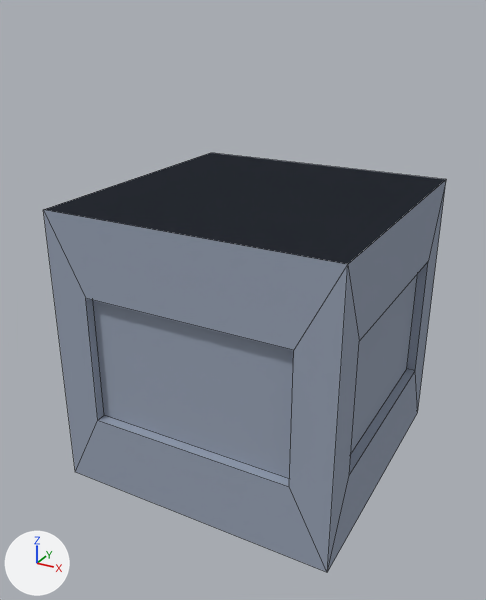
The Blender file Blends/Terrain.blend as it was, and as the next commit left it.
Camera for both pictures: a camera (50 mm lens) standing at (1.021, -1.98, 1.583) and looking at (-0.027, -0.075, 0.631). Arrows for +X, +Y and +Z are at lower left; the lights stay in place. Mesh edges are drawn as thin lines.

The older version as bpy lines, for what is in view:
```python
me_block = bpy.data.meshes.new('Block')
me_block.from_pydata(...)  # 40 vertices, 38 faces; spans x -0.5..0.5, y -0.5..0.5, z 0.0..1.0
me_block.polygons.foreach_set('use_smooth', [True] * 38)
me_block.materials.append(mat_concrete)  # grey #99a2b4
ob_block = bpy.data.objects.new('Block', me_block)
ob_block.location = (0.0, 0.0, 0.0)
_m = ob_block.modifiers.new('EdgeSplit', 'EDGE_SPLIT')
_m.use_edge_sharp = False
```
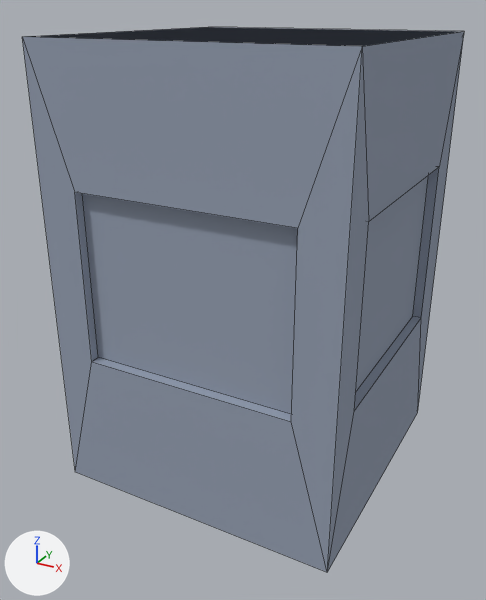
Where the change shows, as pixel boxes [x1, y1, x2, y2] in the pictures (486 x 600 px; the box of a moved part takes in the faces that stretch with it):
```json
{"object": "Block", "change": "reshaped", "before": [43, 153, 446, 572], "after": [22, 27, 464, 572], "on screen": "10% wider, 30% taller"}
{"part": 1, "of": "me_block", "change": "moved or reshaped", "before": [76, 369, 418, 572], "after": [75, 316, 421, 572]}
{"part": 2, "of": "me_block", "change": "moved or reshaped", "before": [86, 262, 428, 478], "after": [75, 167, 439, 415]}
{"part": 3, "of": "me_block", "change": "moved or reshaped", "before": [43, 153, 446, 571], "after": [22, 27, 464, 570]}
```

The change, as JSON lines over the scene's bpy script:
```json
{"block": "me_block", "where": "me_block.from_pydata(...)  # 40 vertices, 38 faces; spans x -0.5..0.5, y -0.5..0.5, z 0.0..1.0"}
{"block": "me_block", "where": "# used by ob_block; location = (0.0, 0.0, 0.0)"}
{"block": "me_block", "change": "me_block part 1: all 16 vertices in x -0.5..0.5, y -0.5..0.5, z 0.272 are moved by (0.0, 0.0, 0.229)"}
{"block": "me_block", "change": "me_block part 2: all 16 vertices in x -0.5..0.5, y -0.5..0.5, z 0.728 are moved by (0.0, 0.0, 0.343)"}
{"block": "me_block", "change": "me_block part 3: all 4 vertices in x -0.5..0.5, y -0.5..0.5, z 1.0 are moved by (0.0, 0.0, 0.5)"}
```
